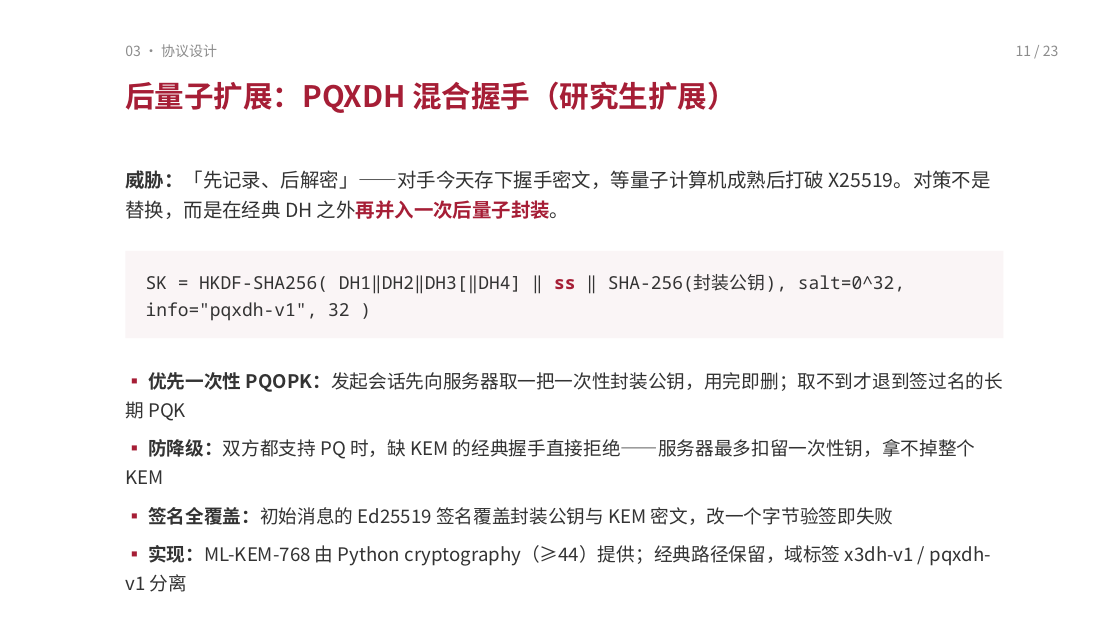
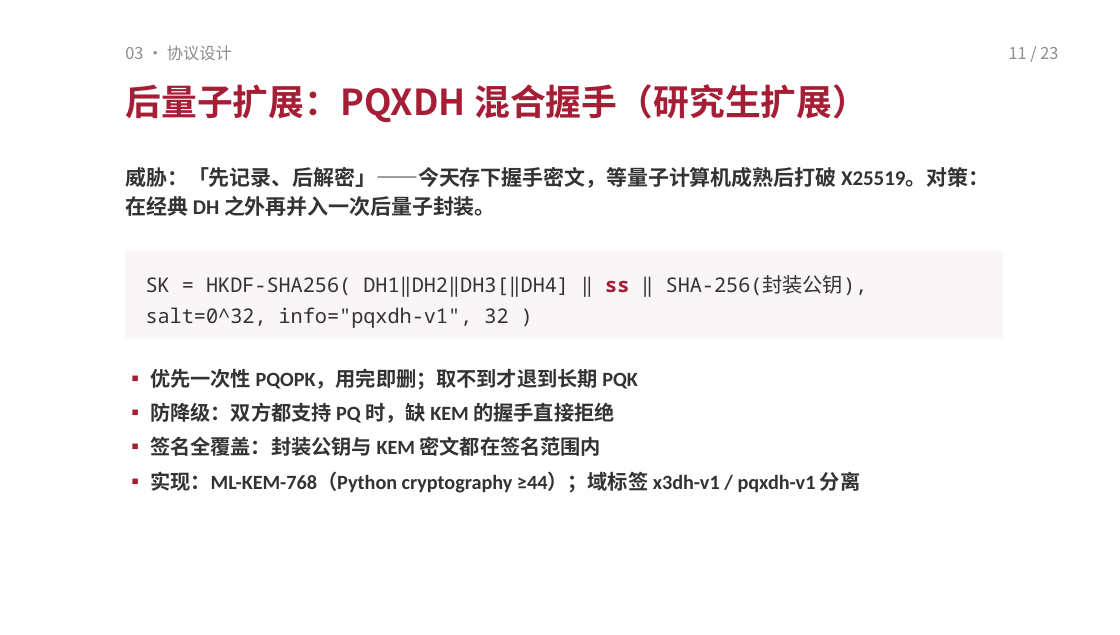
Before and after one commit to TomHaoZi/ECNUchat, a slide deck: slide 11 of 中期汇报/ECNUchat-中期汇报.pptx. Drawn at 1120x635 pixels with LibreOffice and Linux fonts; fonts in the diff are those of the drawing. Boxes give left, top, right and bottom in pixels: in the first picture for what was removed or moved away, otherwise in the second. Text is boxed around its words. In the diff, an @@ line names an element or a change of style, - is before the commit and + after.

Commit message:
PPT 简约大字版：全文精简（每页只留要点）、字号整体放大、标题单行化，图解保留原生形状；速记卡与 README 同步为 23 页，预览 PDF 重新生成

```diff
--- a/中期汇报/ECNUchat-中期汇报.pptx
+++ b/中期汇报/ECNUchat-中期汇报.pptx
@@ text "03 · 协议设计" at [125, 45, 232, 60]: size 9 to 10.5 pt @@
@@ text "11 / 23" at [1009, 47, 1058, 59]: size 9 to 10.5 pt @@
@@ text "后量子扩展：PQXDH 混合握手（研究生扩展）" at [125, 84, 868, 122]: size 19 to 23 pt @@
@@ text at [125, 167, 989, 216]: text changed; size 12.5 to 13.5 pt; font Noto Sans CJK SC to Calibri; bold on @@
-威胁：「先记录、后解密」——对手今天存下握手密文，等量子计算机成熟后打破 X25519。对策不是替换，而是在经典 DH 之外再并入一次后量子封装。
+威胁：「先记录、后解密」——今天存下握手密文，等量子计算机成熟后打破 X25519。对策：在经典 DH 之外再并入一次后量子封装。
@@ text "SK = HKDF-SHA256( DH1‖DH2‖DH3[‖DH4] ‖ ..." at [146, 275, 868, 328]: size 11.5 to 13 pt @@
@@ text at [150, 368, 860, 493]: text changed; size 12 to 13 pt; font Noto Sans CJK SC to Calibri; bold on @@
-▪ 优先一次性 PQOPK：发起会话先向服务器取一把一次性封装公钥，用完即删；取不到才退到签过名的长期 PQK
-▪ 防降级：双方都支持 PQ 时，缺 KEM 的经典握手直接拒绝——服务器最多扣留一次性钥，拿不掉整个 KEM
-▪ 签名全覆盖：初始消息的 Ed25519 签名覆盖封装公钥与 KEM 密文，改一个字节验签即失败
-▪ 实现：ML-KEM-768 由 Python cryptography（≥44）提供；经典路径保留，域标签 x3dh-v1 / pqxdh-v1 分离
+▪ 优先一次性 PQOPK，用完即删；取不到才退到长期 PQK
+▪ 防降级：双方都支持 PQ 时，缺 KEM 的握手直接拒绝
+▪ 签名全覆盖：封装公钥与 KEM 密文都在签名范围内
+▪ 实现：ML-KEM-768（Python cryptography ≥44）；域标签 x3dh-v1 / pqxdh-v1 分离
```
Also in this commit, not shown: 20 other slides changed, 4 other files.
